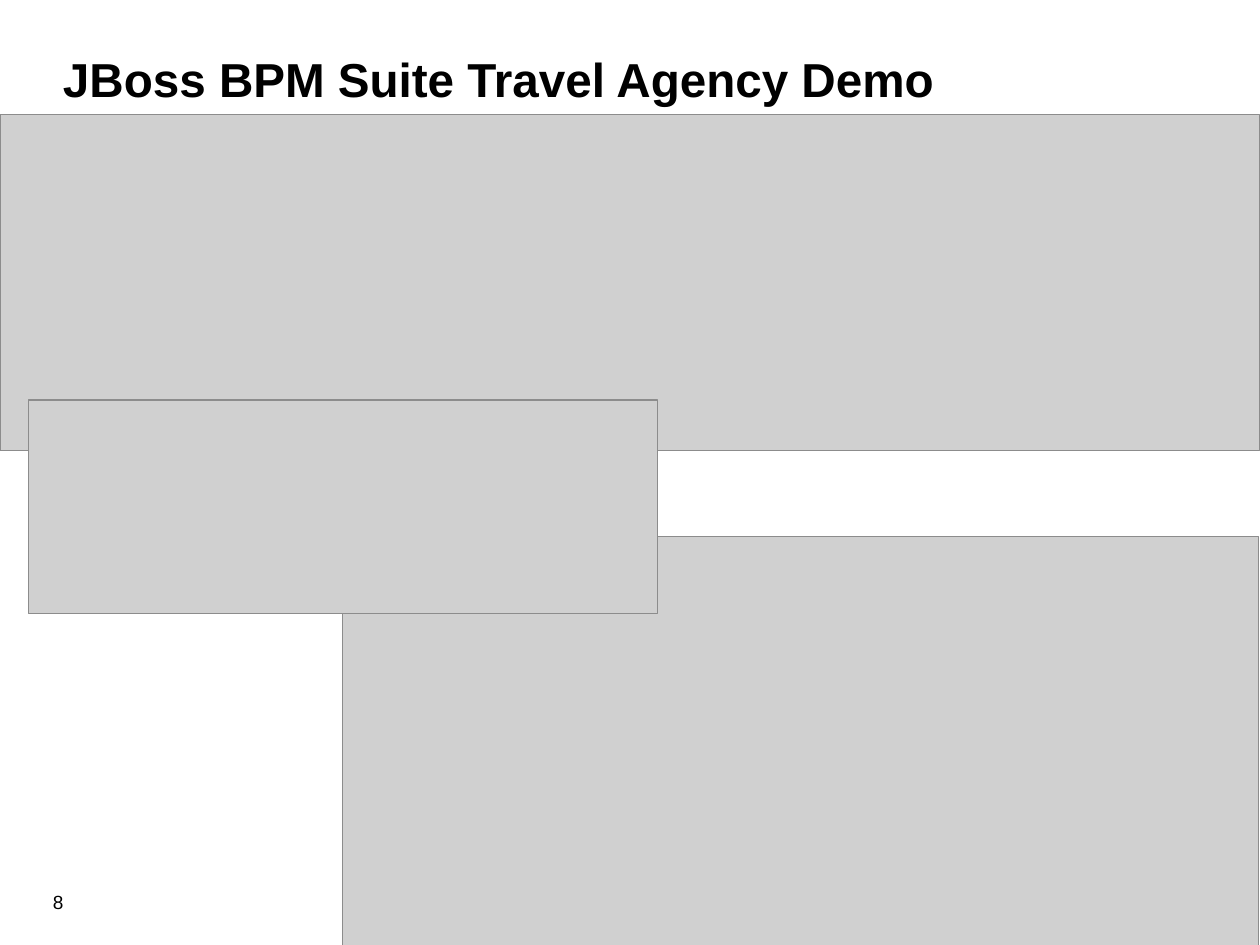
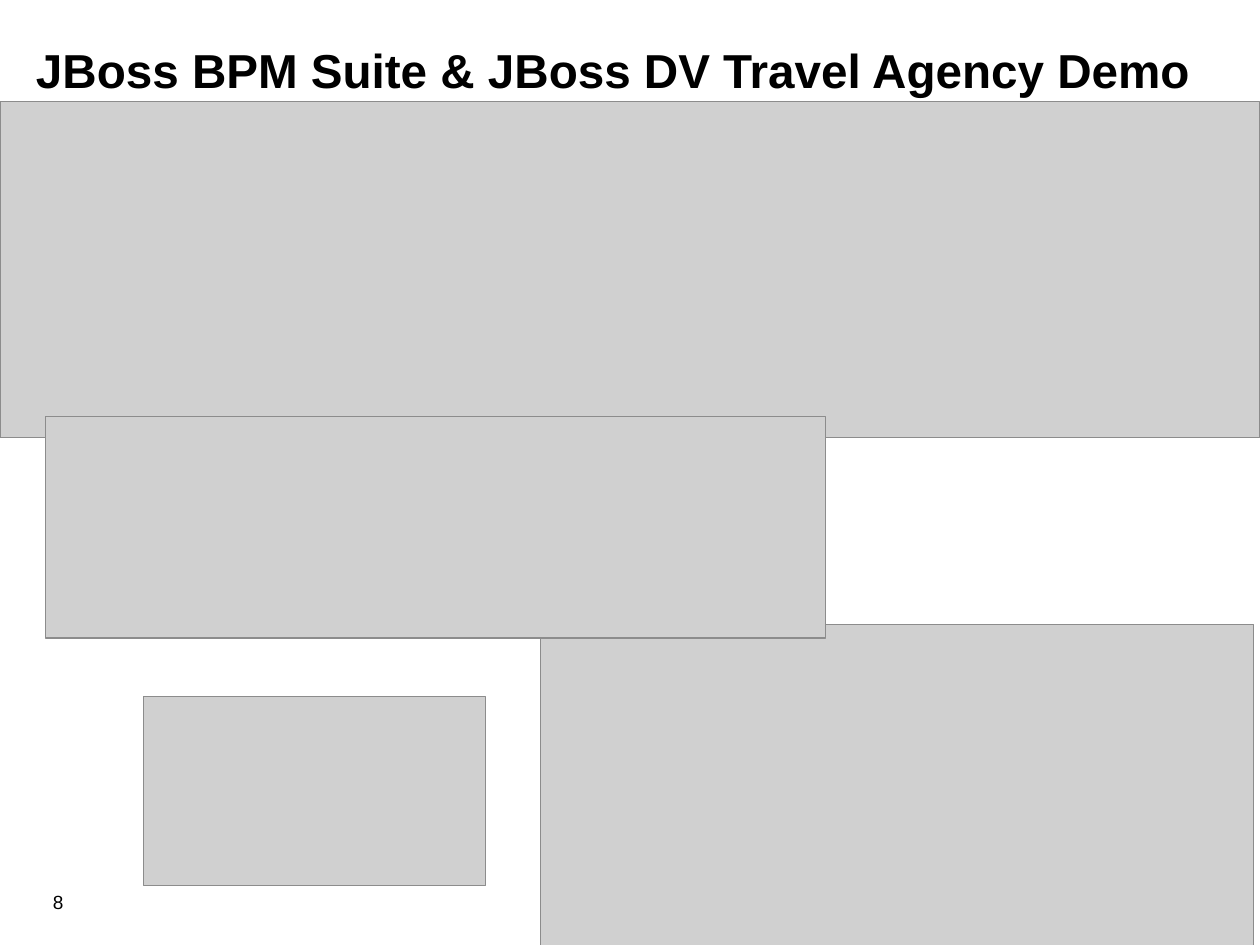
Before and after one commit to jbossdemocentral/bpms-dv-travel-agency-integration-demo, a slide deck: slide 8 of docs/Demo Overview.odp. Drawn at 1260x945 pixels with LibreOffice and Linux fonts; fonts in the diff are those of the drawing; grey boxes stand for pictures; background and template pictures are left out. Boxes give left, top, right and bottom in pixels: in the first picture for what was removed or moved away, otherwise in the second. Text is boxed around its words. In the diff, an @@ line names an element or a change of style, - is before the commit and + after.

```diff
--- a/docs/Demo Overview.odp
+++ b/docs/Demo Overview.odp
@@ title at box(36, 53, 1189, 97): text changed @@
-JBoss BPM Suite Travel Agency Demo
+JBoss BPM Suite & JBoss DV Travel Agency Demo
@@ picture: place and size @@
-picture at box(0, 114, 1260, 450)
+picture at box(0, 102, 1260, 438)
@@ picture: place and size @@
-picture at box(29, 400, 657, 614)
+picture at box(46, 417, 827, 639)
@@ picture: place and size @@
-picture at box(343, 537, 1259, 945)
+picture at box(541, 624, 1254, 945)
@@ picture added at box(144, 697, 486, 886) @@
```
Also in this commit, not shown: 3 other slides changed, 2 slides removed, 1 other file.
